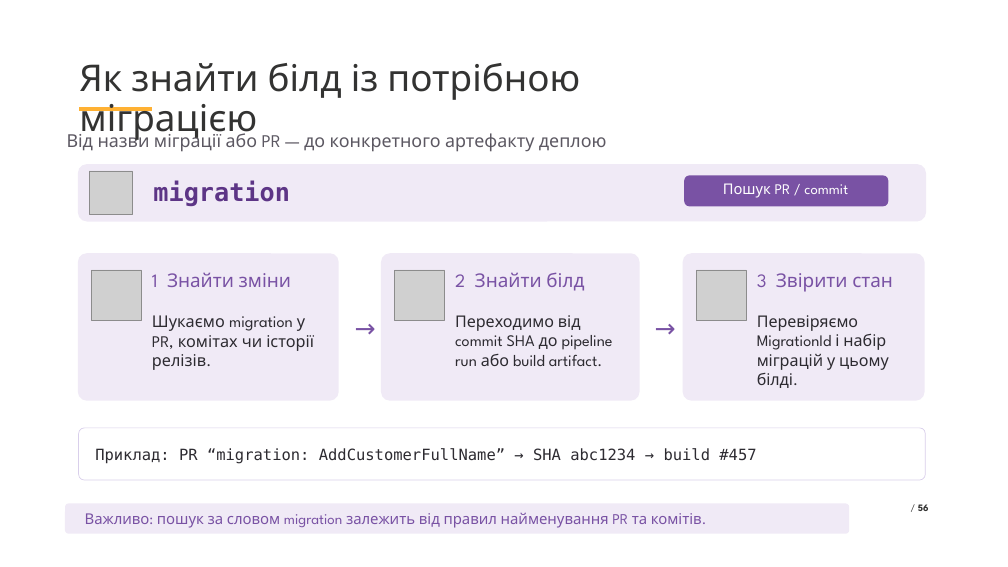
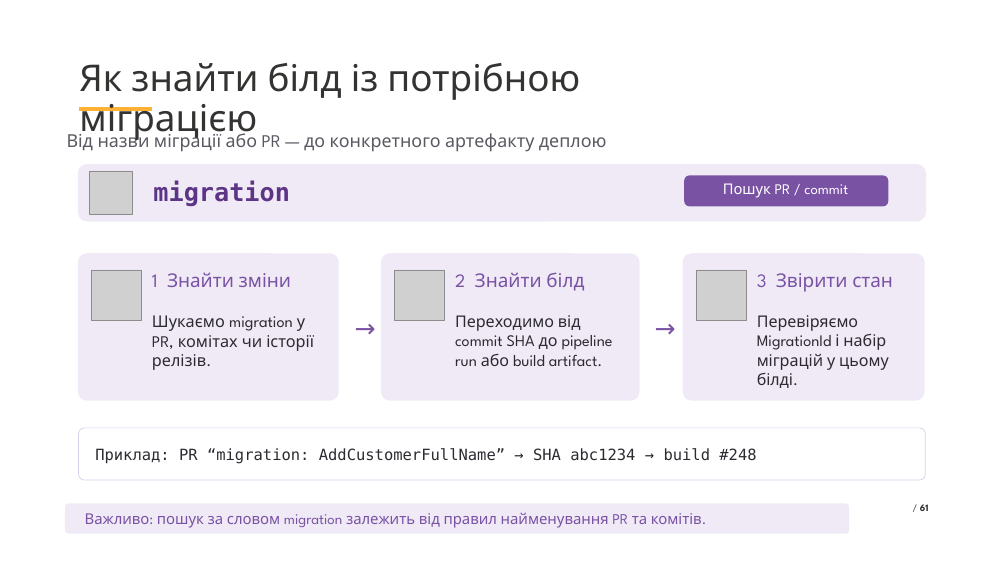
Before and after one commit to VladislavAntonyuk/HomeManagement, a slide deck: slide 61 of .NET Conf 2026 - Ukraine.pptx (slide 56 before the commit). Drawn at 1008x567 pixels with LibreOffice and Linux fonts; fonts in the diff are those of the drawing; grey boxes stand for pictures; background and template pictures are left out. Boxes give left, top, right and bottom in pixels: in the first picture for what was removed or moved away, otherwise in the second. Text is boxed around its words. In the diff, an @@ line names an element or a change of style, - is before the commit and + after.

```diff
--- a/.NET Conf 2026 - Ukraine.pptx
+++ b/.NET Conf 2026 - Ukraine.pptx
@@ text at bbox=[95, 448, 756, 464]: text changed @@
-Приклад: PR “migration: AddCustomerFullName” → SHA abc1234 → build #457
+Приклад: PR “migration: AddCustomerFullName” → SHA abc1234 → build #248
@@ page number at bbox=[920, 504, 929, 511]: text changed @@
-/ 56
+/ 61
```
Also in this commit, not shown: 3 other slides changed, 5 slides added, 18 other files.
